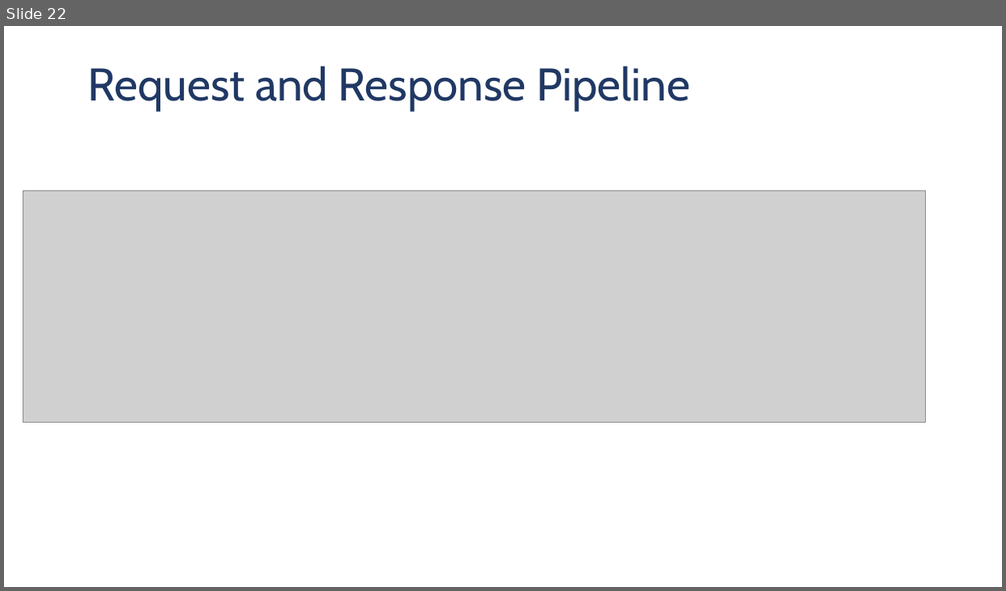
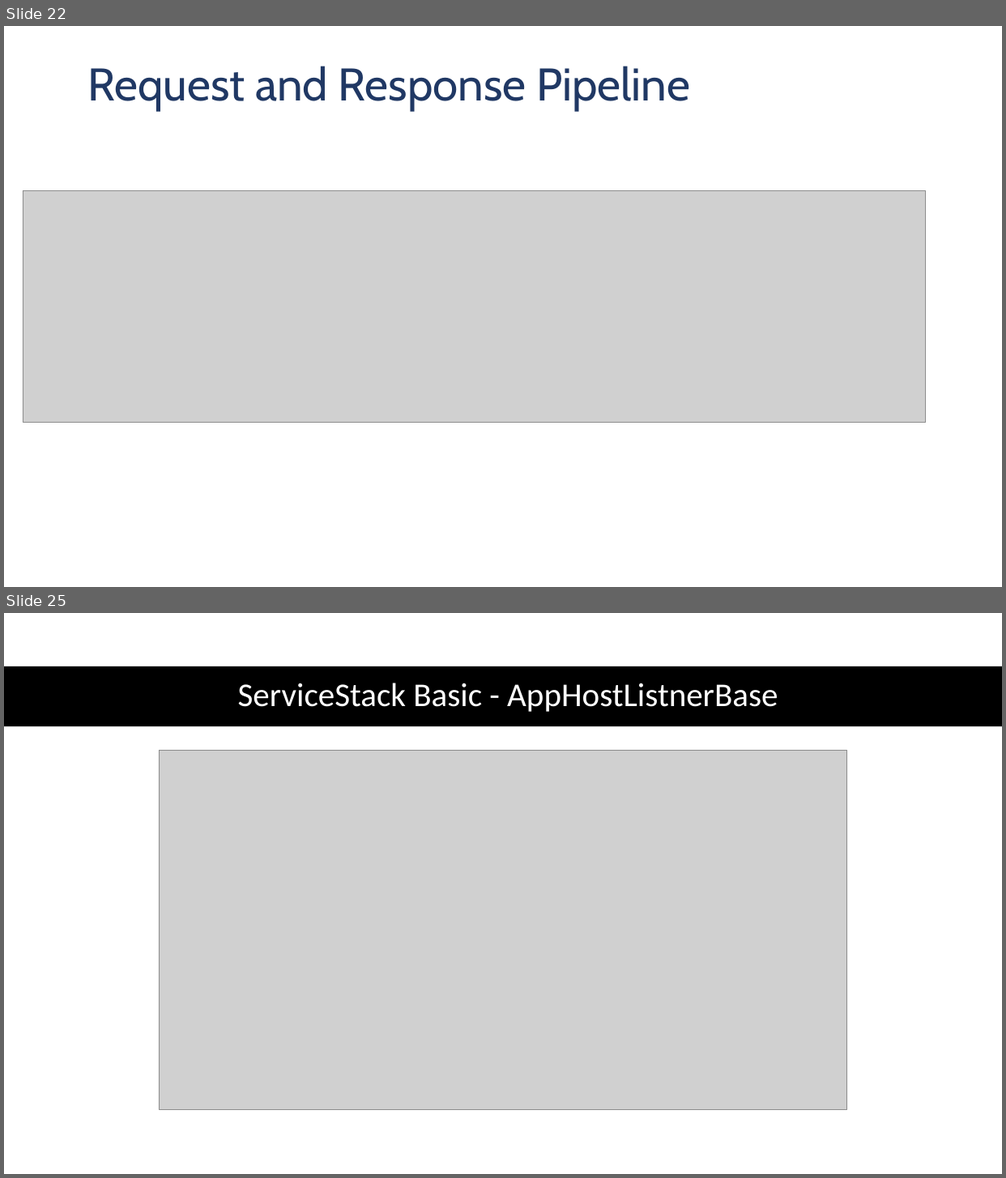
Before and after one commit to serandvaraco/WorkshopToolsForAPI, a slide deck: ToolsForAPI.pptx. Shown one above the other, each under a label of ours: slide 22 before the commit, slides 22 and 25 after it; the slides between them are not shown. The pictures are 1006x591 and 1006x1178 pixels, drawn with LibreOffice and Linux fonts; fonts in the diff are those of the drawing; grey boxes stand for pictures; background and template pictures are left out. Boxes give left, top, right and bottom in pixels: in the first picture for what was removed or moved away, otherwise in the second. Text is boxed around its words. In the diff, an @@ line names an element or a change of style, - is before the commit and + after.

Commit message:
PPT Services

```diff
--- a/ToolsForAPI.pptx
+++ b/ToolsForAPI.pptx
@@ slide 25 added at <box>4,613,1002,1174</box>, background #FFFFFF @@
@@ rectangle added at <box>4,666,1002,726</box>, fill #000000 @@
@@ text added at <box>238,683,778,712</box>, 32 pt, text #FFFFFF @@
+ServiceStack Basic - AppHostListnerBase
@@ picture added at <box>159,750,848,1110</box> @@
```
Also in this commit, not shown: 7 other slides added.
